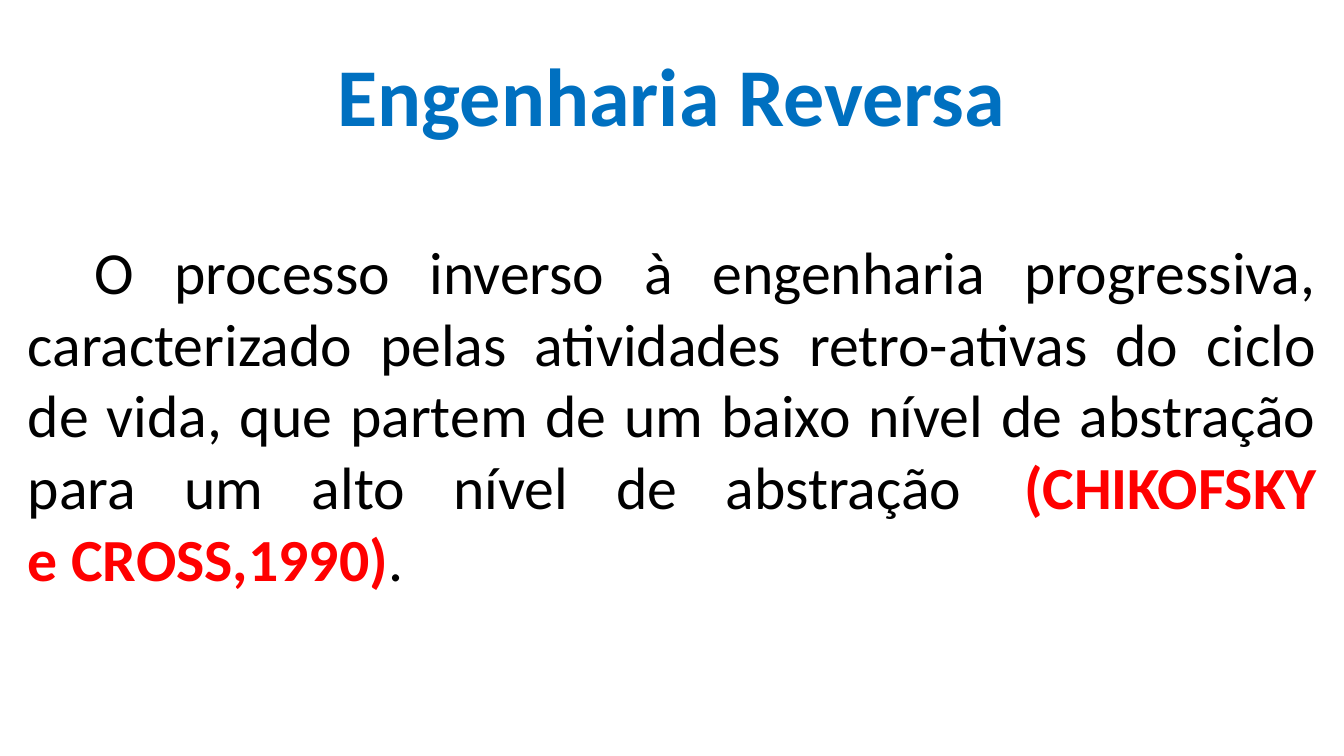
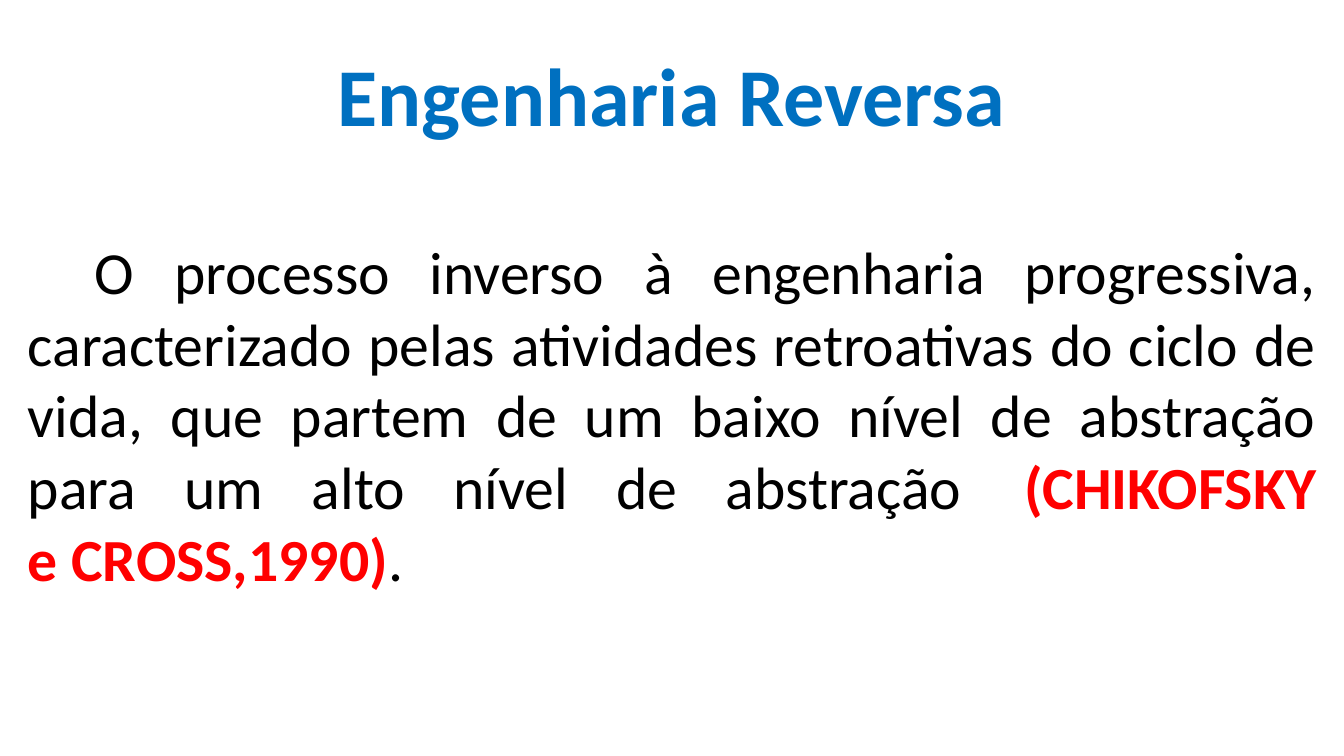
Before and after one commit to CloudEducationBrazil/WydenEngenhariaDeSoftware, a slide deck: slide 9 of 01 Classes/Aulas 14 Reengenharia.pptx. Drawn at 1344x756 pixels with LibreOffice and Linux fonts; fonts in the diff are those of the drawing; background and template pictures are left out. Boxes give left, top, right and bottom in pixels: in the first picture for what was removed or moved away, otherwise in the second. Text is boxed around its words. In the diff, an @@ line names an element or a change of style, - is before the commit and + after.

```diff
--- a/01 Classes/Aulas 14 Reengenharia.pptx
+++ b/01 Classes/Aulas 14 Reengenharia.pptx
@@ text at bbox=[28, 252, 1317, 590]: text changed @@
-O processo inverso à engenharia progressiva, caracterizado pelas atividades retro-ativas do ciclo de vida, que partem de um baixo nível de abstração para um alto nível de abstração (CHIKOFSKY e CROSS,1990).
+O processo inverso à engenharia progressiva, caracterizado pelas atividades retroativas do ciclo de vida, que partem de um baixo nível de abstração para um alto nível de abstração (CHIKOFSKY e CROSS,1990).
```
Also in this commit, not shown: 1 other slide changed.
